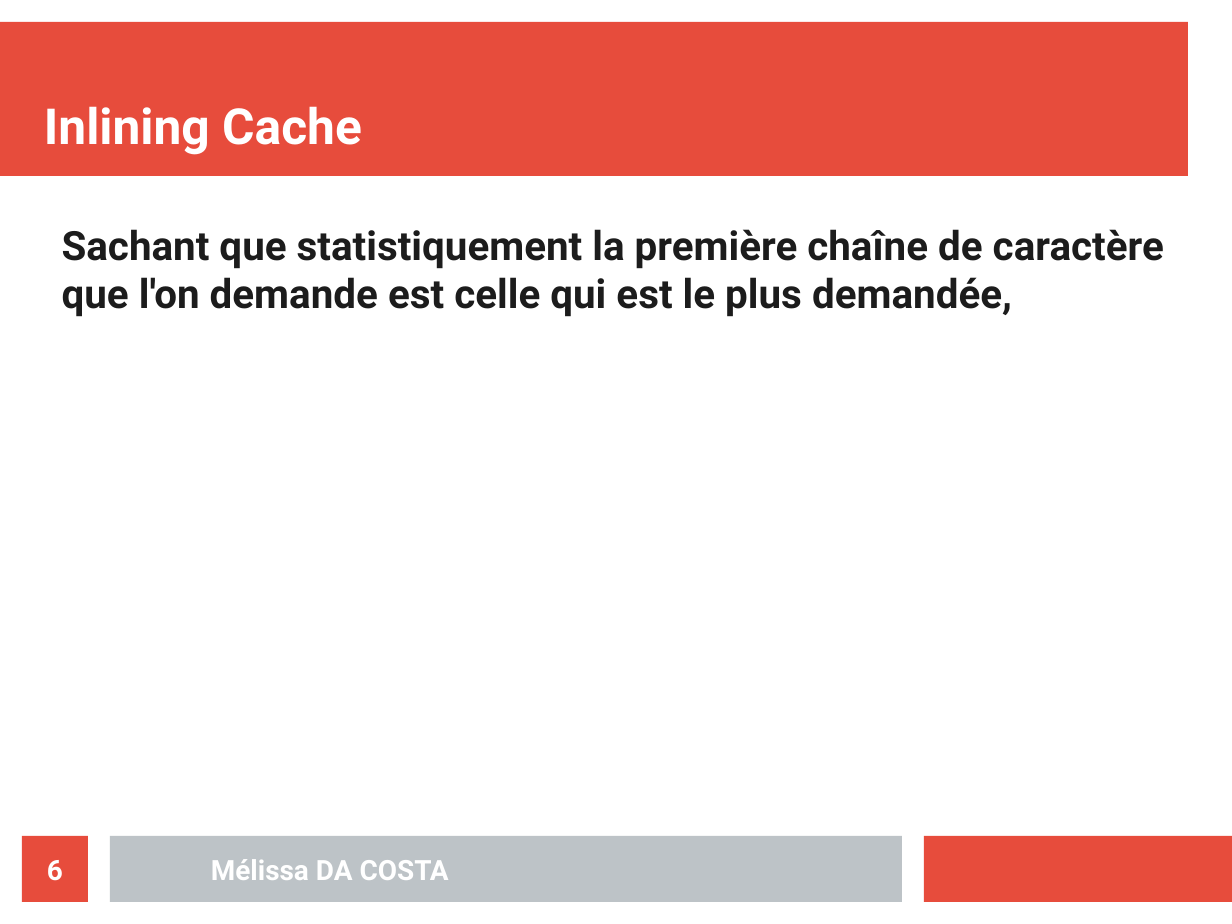
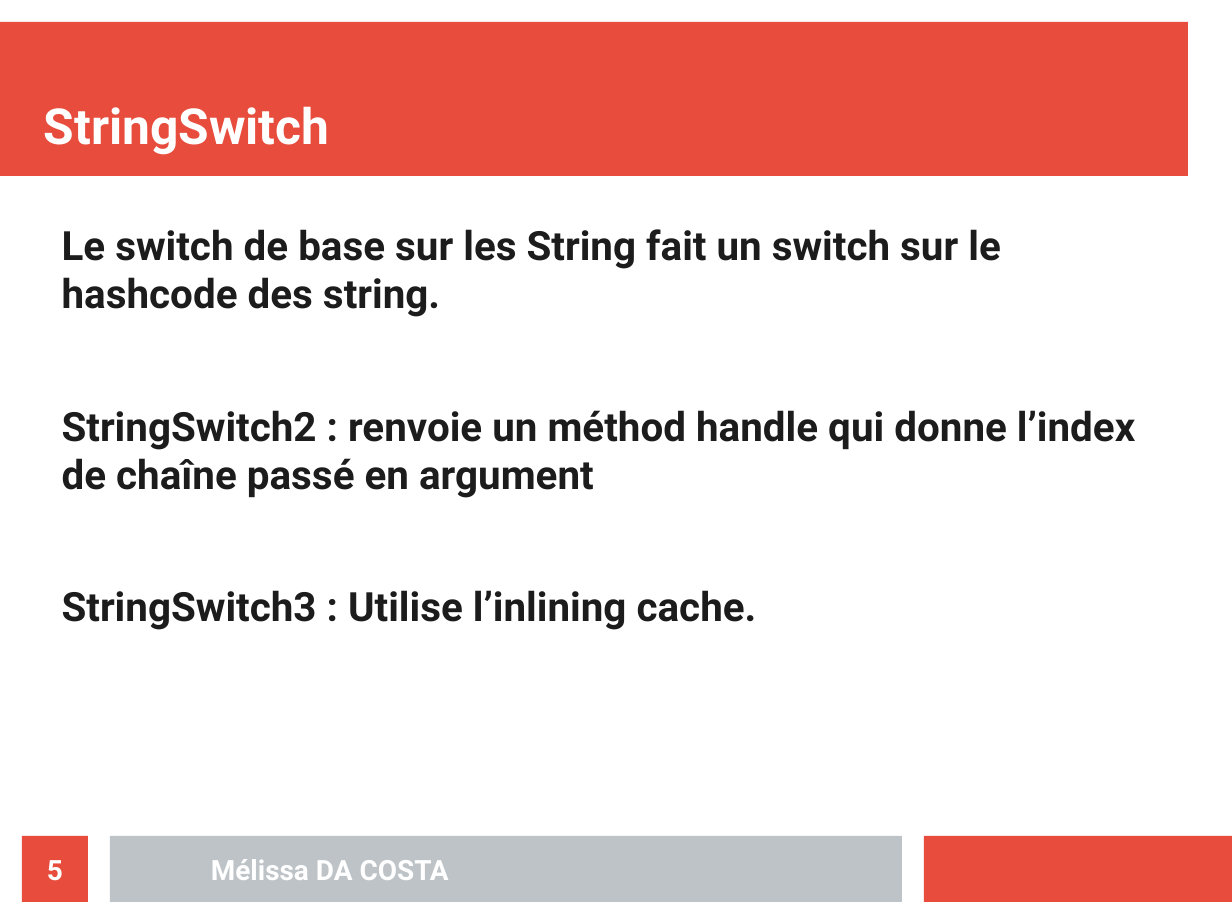
Before and after one commit to MelissaDaCosta/java-inside, a slide deck: slide 5 of lab5/Mélissa_DA_COSTA_slides_TP05.odp (slide 6 before the commit). Drawn at 1232x924 pixels with LibreOffice and Linux fonts; fonts in the diff are those of the drawing. Boxes give left, top, right and bottom in pixels: in the first picture for what was removed or moved away, otherwise in the second. Text is boxed around its words. In the diff, an @@ line names an element or a change of style, - is before the commit and + after.

```diff
--- a/lab5/Mélissa_DA_COSTA_slides_TP05.odp
+++ b/lab5/Mélissa_DA_COSTA_slides_TP05.odp
@@ title at <box>44,106,329,155</box>: text changed @@
-Inlining Cache
+StringSwitch
@@ text at <box>62,229,1135,630</box>: text changed @@
-Sachant que statistiquement la première chaîne de caractère que l'on demande est celle qui est le plus demandée,
+Le switch de base sur les String fait un switch sur le hashcode des string.
+StringSwitch2 : renvoie un méthod handle qui donne l’index de chaîne passé en argument
+StringSwitch3 : Utilise l’inlining cache.
@@ page number at <box>47,860,63,881</box>: text changed @@
-6
+5
```
Also in this commit, not shown: 1 slide added, 25 other files.
